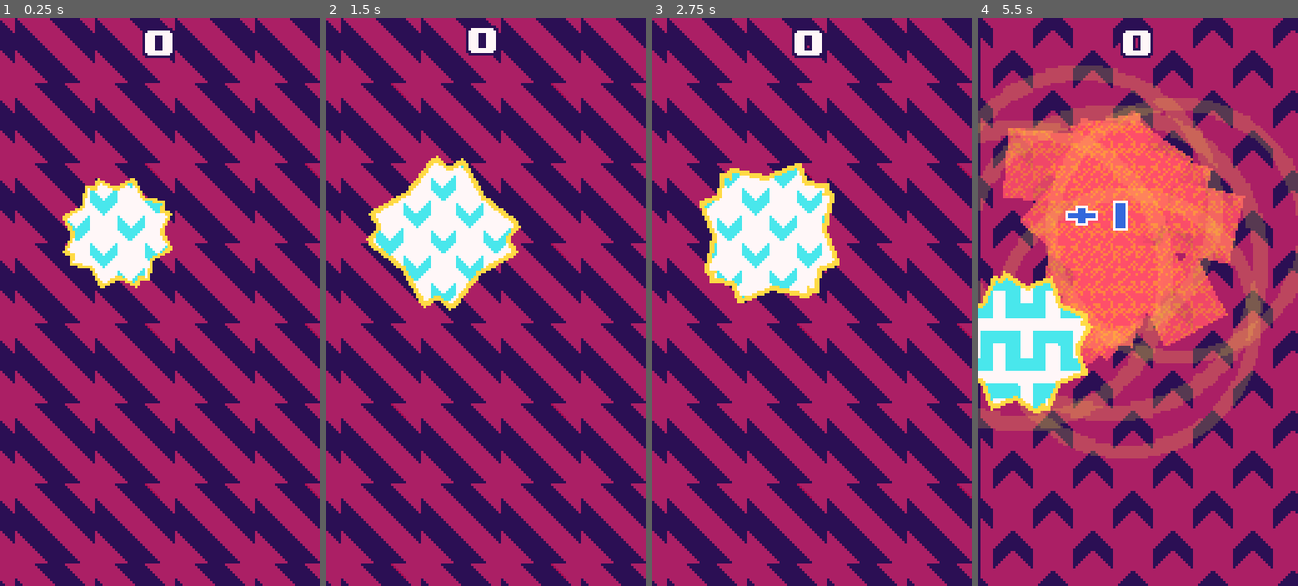
Above: before the commit, frames 1-4 (left to right).
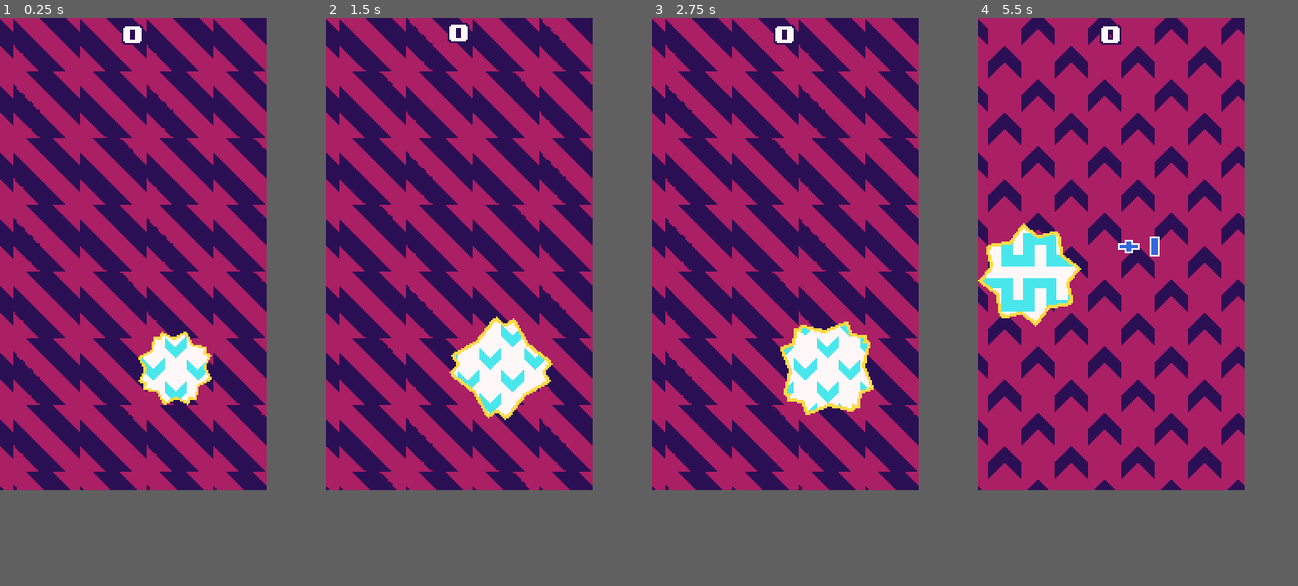
Above: after the commit, the same moments.

Repository: onsclom/MobileGameTemp
Game: Godot game, scene res://Main.tscn
Two runs of this game, one before a commit and one after it. Both use one fixed random seed, a clock stepped at 60 frames per second and the inputs below.
Inputs (mouse positions are in pixels of both pictures, inside the frame that each line leads up to):
- Up to frame 1 (0.25 s): no input
- Up to frame 2 (1.5 s): move the mouse to (556, 273) at 0.52 s; click (556, 273) at 0.67 s; move the mouse to (422, 330) at 1.27 s; hold Down (ui_down) from 1.28 s (still down)
- Up to frame 3 (2.75 s): move the mouse to (844, 177) at 2.02 s; release Down (ui_down) at 2.03 s
- Up to frame 4 (5.5 s): move the mouse to (1122, 415) at 2.77 s; click (1122, 415) at 2.92 s; move the mouse to (1234, 387) at 3.52 s; hold Down (ui_down) from 3.53 s (still down); move the mouse to (1042, 216) at 4.27 s; move the mouse to (1154, 302) at 5.02 s; click (1154, 302) at 5.17 s
In our replay, the window is 384x681 before the commit and 320x566 after it. These sizes can differ from the game's own. Grey fills any space a smaller window leaves; there, only what the larger window draws over its background counts as a difference.

The runs differ from the first frame. In frame 1, 53% of the frame differs, in the area x 0-100%, y 0-100%; in frame 2, 55%; in frame 3, 55%; in frame 4, 63%.

Commit message:
Adding sounds

Diff:
--- a/LabelShake.gd
+++ b/LabelShake.gd
@@ -38,4 +38,5 @@
 		rect_position.y = 0
 
 func add_trauma(amount):
+	$Coin.play()
 	trauma = min(trauma + amount, 1.0)
--- a/Main.tscn
+++ b/Main.tscn
@@ -7,6 +7,8 @@
 [ext_resource path="res://PoppableCircle.shader" type="Shader" id=5]
 [ext_resource path="res://PNG/Default size/pattern02.png" type="Texture" id=6]
 [ext_resource path="res://LabelShake.gd" type="Script" id=7]
+[ext_resource path="res://sounds/explo.wav" type="AudioStream" id=8]
+[ext_resource path="res://sounds/coin.wav" type="AudioStream" id=9]
 
 [sub_resource type="ShaderMaterial" id=1]
 shader = ExtResource( 5 )
@@ -35,13 +37,13 @@
 }
 
 [node name="Camera" type="Camera2D" parent="."]
-position = Vector2( 64, 114 )
+position = Vector2( 80, 141.5 )
 current = true
 script = ExtResource( 1 )
 target = NodePath("../Position2D")
 
 [node name="Position2D" type="Position2D" parent="."]
-position = Vector2( 64, 113.5 )
+position = Vector2( 64, 114 )
 script = ExtResource( 4 )
 
 [node name="Circles" type="Node2D" parent="."]
@@ -52,7 +54,7 @@
 [node name="Label" type="Label" parent="."]
 anchor_right = 1.0
 anchor_bottom = 1.0
-margin_bottom = -207.0
+margin_bottom = -264.0
 custom_fonts/font = ExtResource( 2 )
 custom_colors/font_color = Color( 1, 0.968627, 0.972549, 1 )
 custom_colors/font_outline_modulate = Color( 1, 0.854902, 0.270588, 1 )
@@ -66,3 +68,9 @@
 __meta__ = {
 "_edit_use_anchors_": false
 }
+
+[node name="Coin" type="AudioStreamPlayer" parent="Label"]
+stream = ExtResource( 9 )
+
+[node name="Explosion" type="AudioStreamPlayer" parent="."]
+stream = ExtResource( 8 )
--- a/MainGame.gd
+++ b/MainGame.gd
@@ -28,8 +28,6 @@
 	rng.randomize()
 	spawn_new_circle()
 	GameManager.score_label = $Label
-	pass # Replace with function body.
-
 
 # Called every frame. 'delta' is the elapsed time since the previous frame.
 func _process(delta):
@@ -41,7 +39,7 @@
 		first = false
 	else:
 		$Camera.add_trauma(.9)
-
+		$Explosion.play()
 
 	cur_texture+=1
 	$ColorRect.material.set_shader_param("pattern", texture_list[cur_texture%texture_list.size()])
--- a/project.godot
+++ b/project.godot
@@ -30,10 +30,10 @@
 
 [display]
 
-window/size/width=128
-window/size/height=227
-window/size/test_width=320
-window/size/test_height=567
+window/size/width=160
+window/size/height=283
+window/size/test_width=1000
+window/size/test_height=1000
 window/stretch/mode="viewport"
 window/stretch/aspect="expand"
 
Not shown: 1 places in Main.tscn that only renumber resources
Not shown, added: sounds/coin.wav.import
Not shown, added: sounds/explo.wav.import
Not shown, changed: index.html
Not shown, changed: index.pck
Not shown, added: sounds/coin.wav
Not shown, added: sounds/explo.wav
